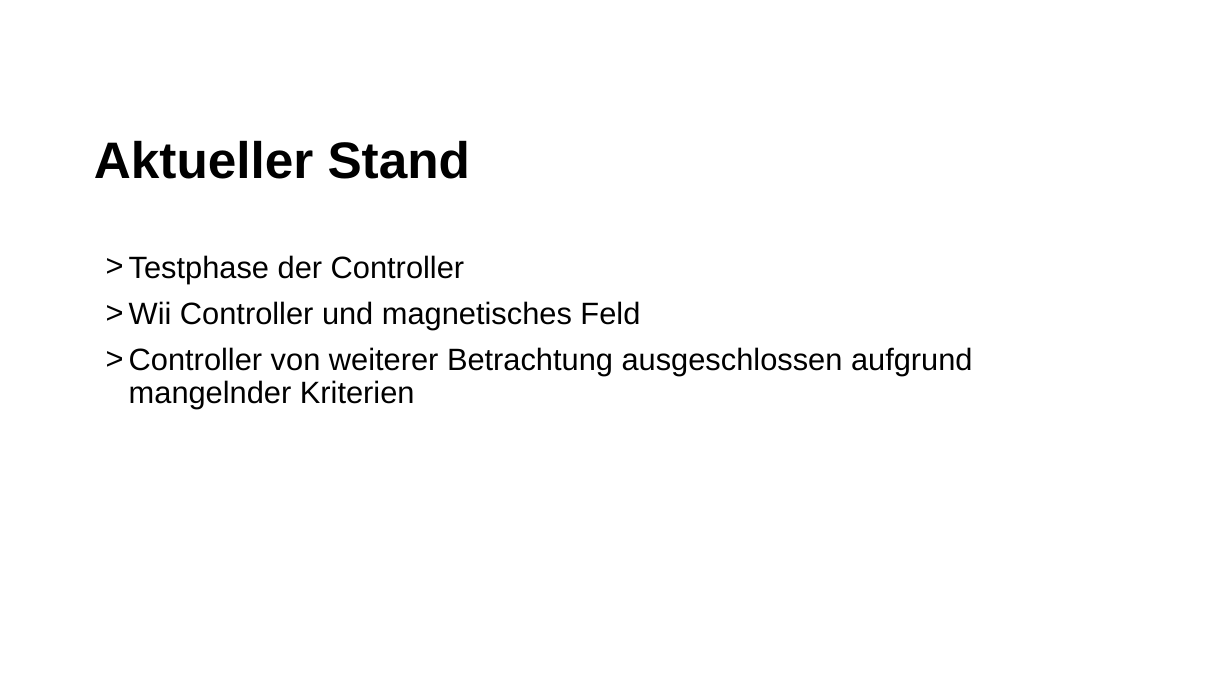
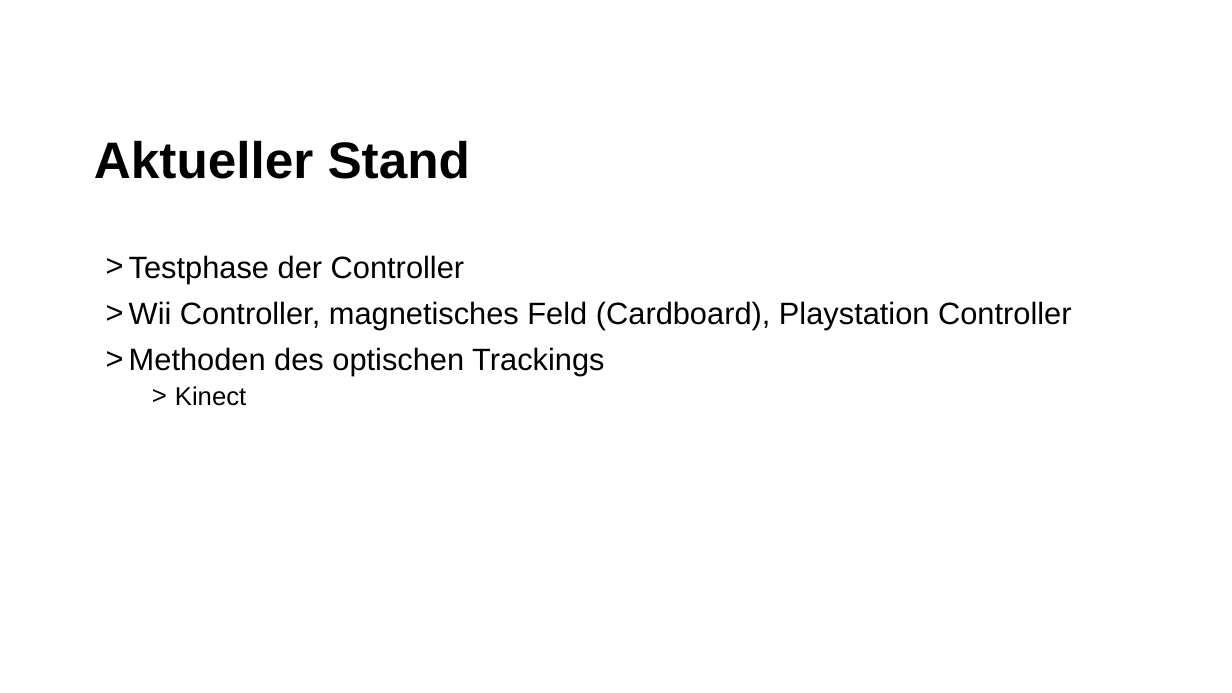
Before and after one commit to IamTobi/VRControl, a slide deck: slide 6 of doc/ppt/Halbzeit_Präsi.pptx. Drawn at 1232x693 pixels with LibreOffice and Linux fonts; fonts in the diff are those of the drawing. Boxes give left, top, right and bottom in pixels: in the first picture for what was removed or moved away, otherwise in the second. Text is boxed around its words. In the diff, an @@ line names an element or a change of style, - is before the commit and + after.

```diff
--- a/doc/ppt/Halbzeit_Präsi.pptx
+++ b/doc/ppt/Halbzeit_Präsi.pptx
@@ text at <box>129,301,1071,406</box>: text changed @@
-> Wii Controller und magnetisches Feld
-> Controller von weiterer Betrachtung ausgeschlossen aufgrund mangelnder Kriterien
+> Wii Controller, magnetisches Feld (Cardboard), Playstation Controller
+> Methoden des optischen Trackings
+  > Kinect
```
Also in this commit, not shown: 4 other files.
